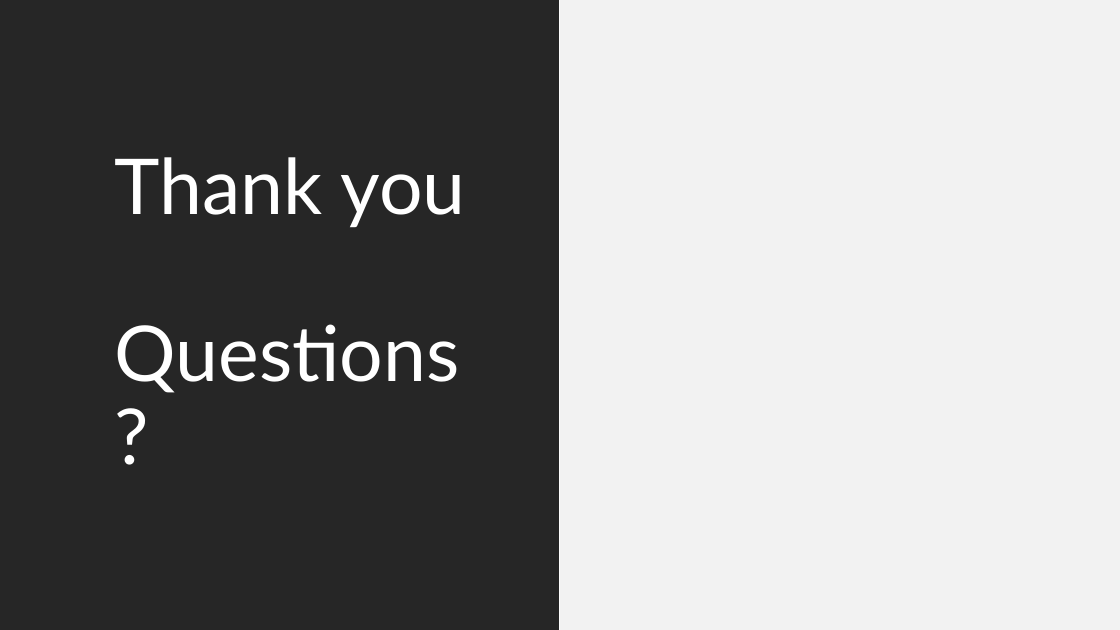
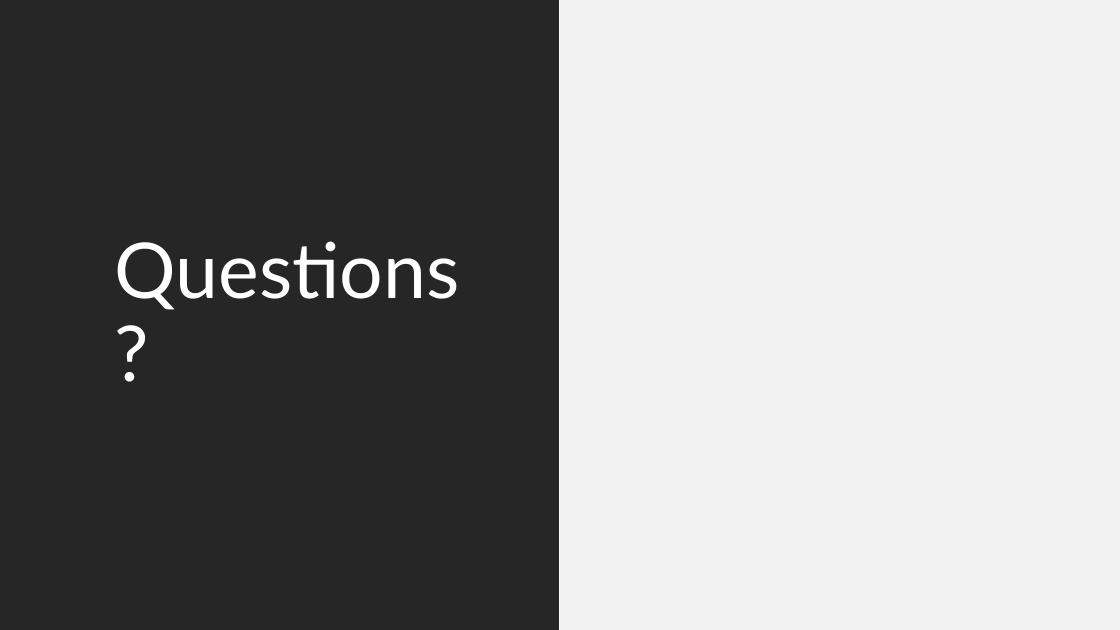
Before and after one commit to 251027-Java/P0GundavelliH, a slide deck: slide 6 of SweetVerse_Presentation.pptx (slide 7 before the commit). Drawn at 1120x630 pixels with LibreOffice and Linux fonts; fonts in the diff are those of the drawing. Boxes give left, top, right and bottom in pixels: in the first picture for what was removed or moved away, otherwise in the second. Text is boxed around its words. In the diff, an @@ line names an element or a change of style, - is before the commit and + after.

Commit message:
final changes to presentation

```diff
--- a/SweetVerse_Presentation.pptx
+++ b/SweetVerse_Presentation.pptx
@@ title at box(115, 241, 460, 310): text changed @@
-Thank you
-Questions?
+Questions?
```
Also in this commit, not shown: 1 other slide changed, 1 slide removed.
